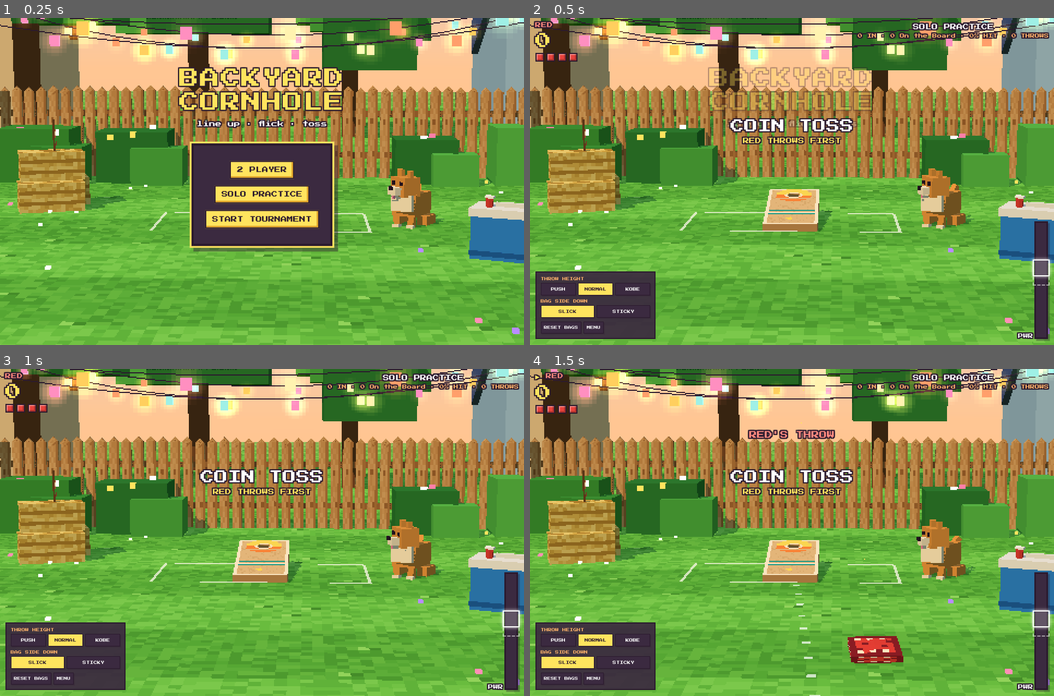
Above: before the commit, frames 1-4 (two rows, left to right).
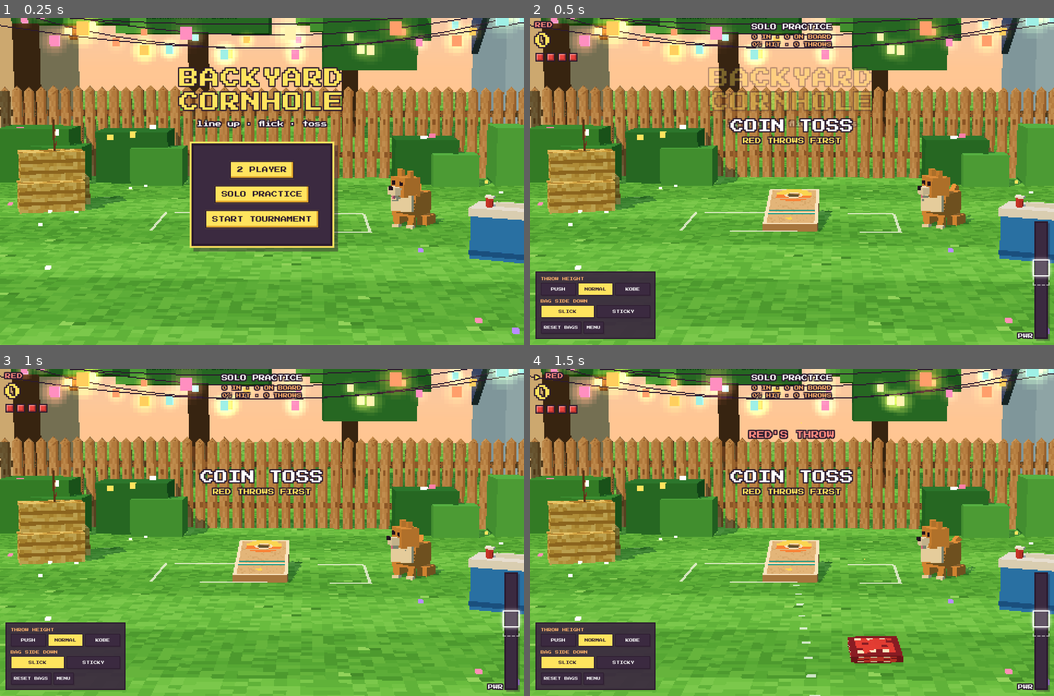
Above: after the commit, the same moments.

Repository: Ashe-Oro/backyard-games
Game: browser game, page index.html
Same seed, same stepped clock (60 frames per second), same inputs: the game is played once before the commit and once after it.
Inputs:
- Up to frame 1 (0.25 s): no input
- Up to frame 2 (0.5 s): click "SOLO PRACTICE" at 0.27 s
- Up to frame 3 (1 s): click "NORMAL" at 0.52 s
- Up to frame 4 (1.5 s): tap Space at 1.1 s

Frame 1 is identical in both runs. In frame 2, 1.6% of the frame differs, in the area x 42-100%, y 1-9%; in frame 3, 1.6%; in frame 4, 1.6%.

Commit message:
Codex batch 8: approved polish

Diff:
--- /dev/null
+++ b/codex-out-8.txt
@@ -0,0 +1,5 @@
+Completed all four Batch 8 fixes. All seven Playwright suites passed with short timeouts; `git diff --check` passed.
+
+Summary: [codex-summary-8.md](/workspace/cornhole/codex-summary-8.md)
+
+Changes remain in the working tree. No writes to `.git` or commits.
--- a/index.html
+++ b/index.html
@@ -33,8 +33,8 @@
 .ol{text-shadow:2px 0 #2b1a2e,-2px 0 #2b1a2e,0 2px #2b1a2e,0 -2px #2b1a2e,2px 2px #2b1a2e,-2px 2px #2b1a2e,2px -2px #2b1a2e,-2px -2px #2b1a2e}
 #hud{position:absolute;inset:0;pointer-events:none;font-size:clamp(7px,1.9vmin,14px)}
 #hud.menu > :not(#title){display:none!important}
-#sb{position:absolute;left:0;right:0;top:1.4vmin;display:flex;justify-content:space-between;align-items:flex-start;padding:0 1.6vmin}
-.team{min-width:9em}.team.blue{text-align:right}
+#sb{position:absolute;left:0;right:0;top:1.4vmin;display:grid;grid-template-columns:minmax(0,1fr) auto minmax(0,1fr);align-items:start;padding:0 1.6vmin}
+.team{min-width:0}.team.blue{grid-column:3;text-align:right}
 .tn{font-size:.9em;letter-spacing:.06em}
 .red .tn{color:#ff8a80}.blue .tn{color:#9db8ff}
 .ts{font-size:2.6em;margin-top:.3em;color:#ffe45e}
@@ -44,7 +44,7 @@
 .pips i.used{background:#6b5a63!important;opacity:.4;box-shadow:none}
 .team.now .tn::before{content:'▶ ';color:#ffe45e}
 .blue.now .tn::before{content:''}.blue.now .tn::after{content:' ◀';color:#ffe45e}
-.mid{text-align:center;padding-top:.2em}
+.mid{grid-column:2;text-align:center;padding-top:.2em;max-width:58vw}#goal.practice{white-space:pre-line;line-height:1.7}
 #inn{font-size:1em}#goal{font-size:.75em;margin-top:.7em;color:#ffb36b}
 #turn{position:absolute;left:0;right:0;top:19%;text-align:center;font-size:1.25em;color:#fff;transition:opacity .3s}
 #turn.red{color:#ff8a80}#turn.blue{color:#9db8ff}
@@ -79,7 +79,7 @@
 #panel .go:hover{background:#fff07f}
 #panel .note{font-size:.65em;line-height:1.8;margin-top:1em;opacity:.8}
 @media (max-width:560px){#title{top:12%}#title h1{font-size:2.4em}}
-#conditions{position:absolute;top:12%;left:0;right:0;text-al …(69 unchanged characters)… ght:2%;top:35%;padding:10px;background:#2b1a2ee6;border:2px solid #ffe45e;color:#ffe45e;text-align:center;font-size:clamp(8px,1.5vmin,12px);line-height:1.7}#wind[hidden]{display:none}#wind-arrow{display:block;font:36px/1 sans-serif;margin:2px auto 8px;width:36px}#wind-speed{white-space:nowrap}
+#conditions{position:absolute;top:12%;left:0;right:0;text-al …(69 unchanged characters)… ght:2%;top:35%;padding:10px;background:#3b2a40e6;border:.25em solid #2b1a2e;box-shadow:.25em .25em 0 rgba(43,26,46,.35);color:#ffe45e;text-align:center;font-size:clamp(8px,1.5vmin,12px);line-height:1.7}#wind[hidden]{display:none}#wind-arrow{display:block;margin:2px auto 8px;width:36px;height:36px}#wind-speed{white-space:nowrap}
 @media(max-height:450px){#turn{top:24%}#conditions{top:13%}#panel{top:55%;padding:.8em}#title{top:8%}#title h1{font-size:2em}}
 #err{position:absolute;inset:0;display:none;align-items:center;justify-content:center;text-align:center;padding:2em;background:#3b2a40;font-size:12px;line-height:2}
 #panel{max-height:90vh;overflow:auto} .portrait{width:64px;height:64px;image-rendering:pixelated;margin:8px auto;displa …(344 unchanged characters)…
@@ -87,7 +87,7 @@
 #bag-menu > *{flex-shrink:0}
 .bag-row{display:flex;flex-direction:column;gap:4px}.bag-label{color:#ffb36b;font-size:.85em}.bag-choices{display:flex;gap:4px}.bag-choices .hb{flex:1;min-width:0;padding:7px 3px;font-size:.85em}.hb[aria-pressed="true"]{background:#ffe45e;color:#2b1a2e}
 #height-choice{display:flex}.btns{position:static;display:flex;flex-direction:row;flex-wrap:wrap;gap:4px}.btns .hb{padding:7px 5px}#setup{display:none}#sweet{box-shadow:0 0 6px #fff;background:#ffffff33}#panel .go{display:block;margin:12px auto}
-@media(max-height:450px){#bag-menu{width:150px;max-height:69%;padding:5px;gap:4px;font-size:7px}.bag-row{gap:3px}.bag-choices .hb,.btns .hb{padding:5px 3px}}
+@media(max-height:450px){#hud,#panel{font-size:10px}#goal,#wind{font-size:9px}#bag-menu{width:200px;max-height:69%;padding:4px;gap:3px;font-size:10px}.bag-row{gap:2px}.bag-label{font-size:9px}.bag-choices .hb,.btns .hb{font-size:9px;min-height:36px;padding:3px 2px}}
 </style>
 <script type="importmap">{"imports":{"three":"https://cdn.jsdelivr.net/npm/three@0.170.0/build/three.module.min.js"}}</script>
 </head>
@@ -103,7 +103,7 @@
     <div id="turn" class="ol"></div>
     <div id="msg" class="ol"></div>
     <div id="meter"><div id="fill"></div><div id="onb"></div><div id="sweet"></div><div class="mlbl ol">PWR</div></div>
-    <div id="wind" class="ol" hidden role="status"><span>WIND</span><span id="wind-arrow" aria-hidden="true">↑</span><span id="wind-speed"></span></div><div id="conditions" class="ol"><div id="setup"></div></div>
+    <div id="wind" class="ol" hidden role="status"><span>WIND</span><canvas id="wind-arrow" width="12" height="12" aria-hidden="true"></canvas><span id="wind-speed"></span></div><div id="conditions" class="ol"><div id="setup"></div></div>
     <div id="bag-menu" role="group" aria-label="Bag options">
       <div class="bag-row"><span class="bag-label">THROW HEIGHT</span><div id="height-choice" class="bag-choices"><button class="hb" data-height="0">PUSH</button><button class="hb" data-height="1">NORMAL</button><button class="hb" data-height="2">KOBE</button></div></div>
       <div class="bag-row"><span class="bag-label">BAG SIDE DOWN</span><div class="bag-choices"><button class="hb" id="side" data-side="slick">SLICK</button><button class="hb" data-side="sticky">STICKY</button></div></div>
@@ -685,7 +685,13 @@
   }
   return { pts, inC, onC };
 }
+// Draw the wind arrow once at sprite resolution; CSS rotates it with the wind.
+const windArrow = $('wind-arrow').getContext('2d');
+windArrow.fillStyle = '#ffe45e';
+for (const [y,x,w] of [[1,5,2],[2,4,4],[3,3,6],[4,2,8],[5,1,10],[6,5,2],[7,5,2],[8,5,2],[9,5,2],[10,5,2]]) windArrow.fillRect(x,y,w,1);
 function renderHud() {
+  // Keep human height in sync even during the incoming thrower's wait phase.
+  if (isHuman(thrower())) M.arc = M.heights[thrower()];
   $('hud').classList.toggle('menu', ['menu', 'intro', 'champion'].includes(M.phase));
   for (const t of [0, 1]) {
     ui.s[t].textContent = M.scores[t];
@@ -696,6 +702,7 @@
   }
   ui.inn.textContent = 'INNING ' + M.inning;
   ui.goal.textContent = M.exact ? 'EXACTLY 21' : 'FIRST TO 21';
+  ui.goal.classList.toggle('practice', M.practice);
   const t = thrower();
   if (M.phase === 'aim' || M.phase === 'cpu') {
     ui.turn.className = 'ol ' + (t ? 'blue' : 'red');
@@ -709,7 +716,7 @@
   document.querySelectorAll('[data-height]').forEach(b=>b.setAttribute('aria-pressed',String(+b.dataset.height===M.arc)));
   $('reset-bags').hidden=!M.practice;
   ui.t[1].hidden=M.practice;
-  if(M.practice){const n=M.practiceStats;ui.inn.textContent='SOLO PRACTICE';ui.goal.textContent=`${n.in} IN · ${n.on} On the Board · ${n.throws ? Math.round((n.in+n.on)/n.throws*100):0}% HIT · ${n.throws} THROWS`;}
+  if(M.practice){const n=M.practiceStats;ui.inn.textContent='SOLO PRACTICE';ui.goal.textContent=`${n.in} IN · ${n.on} ON BOARD\n${n.throws ? Math.round((n.in+n.on)/n.throws*100):0}% HIT · ${n.throws} THROWS`;}
   $('setup').textContent = arcNames[M.arc];
   document.querySelectorAll('[data-side]').forEach(b=>b.setAttribute('aria-pressed',String(b.dataset.side===M.side[t])));
   const w = meterWindow();
Binary file changed: shots/card.png
Binary file changed: shots/career-card.png
Binary file changed: shots/career-champion.png
Binary file changed: shots/career-desktop.png
Binary file changed: shots/career-intro.png
Binary file changed: shots/career-mobile.png
Binary file changed: shots/desktop.png
Binary file changed: shots/mobile.png
Binary file changed: shots/task3-390.png
Binary file changed: shots/task3-480.png
Binary file changed: shots/task3-practice.png
Binary file changed: shots/task3-sweet.png
(and 19 more such lines)
